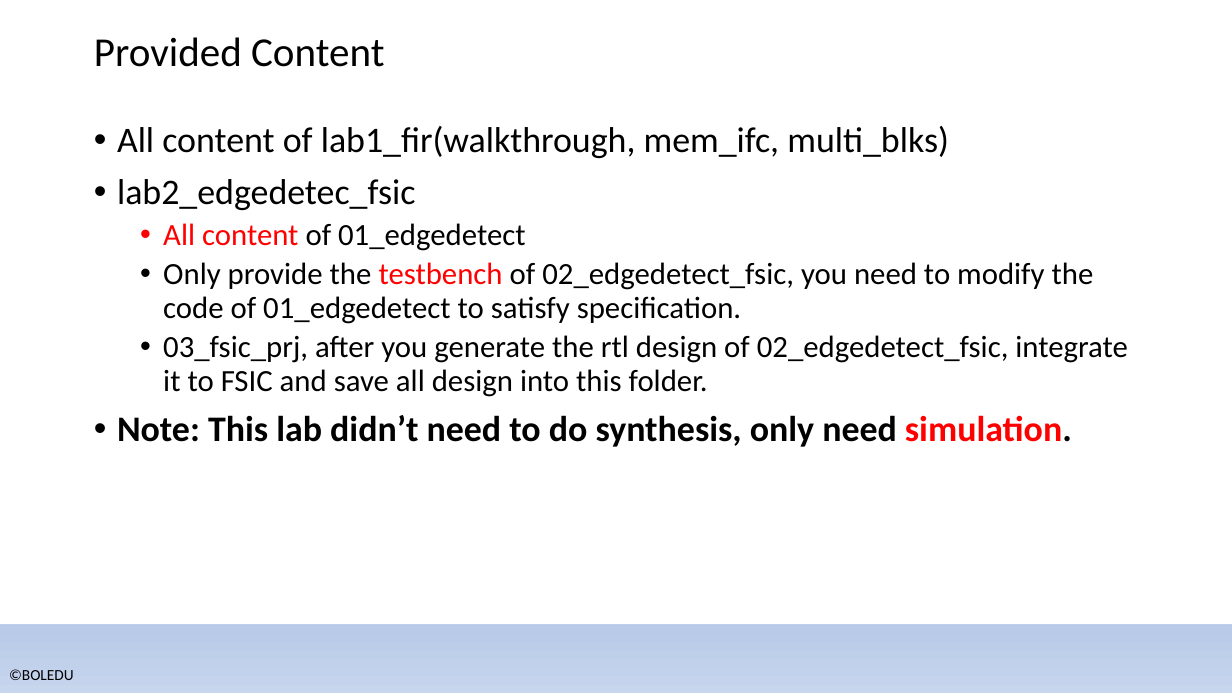
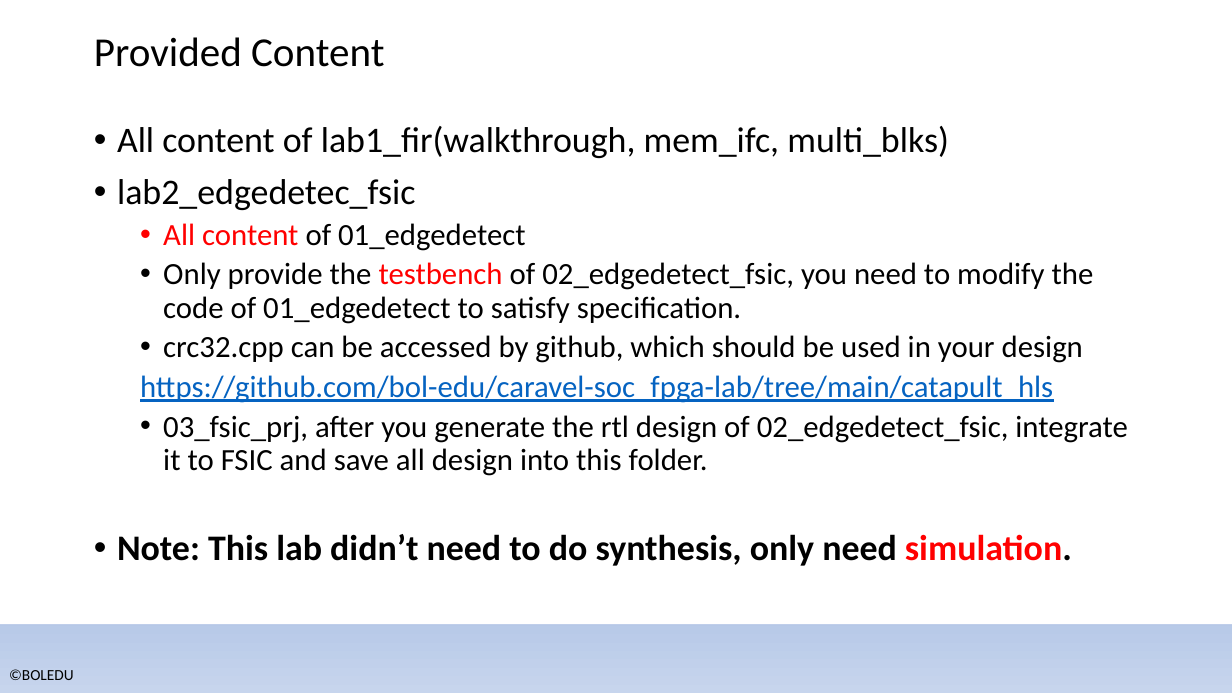
Before and after one commit to bol-edu/caravel-soc_fpga-lab, a slide deck: slide 14 of catapult_hls/lab_catapult_workbook.pptx. Drawn at 1232x693 pixels with LibreOffice and Linux fonts; fonts in the diff are those of the drawing; background and template pictures are left out. Boxes give left, top, right and bottom in pixels: in the first picture for what was removed or moved away, otherwise in the second. Text is boxed around its words. In the diff, an @@ line names an element or a change of style, - is before the commit and + after.

```diff
--- a/catapult_hls/lab_catapult_workbook.pptx
+++ b/catapult_hls/lab_catapult_workbook.pptx
@@ text at bbox=[140, 335, 1083, 403]: paragraphs added @@
+  • crc32.cpp can be accessed by github, which should be used in your design
+  https://github.com/bol-edu/caravel-soc_fpga-lab/tree/main/catapult_hls
```
